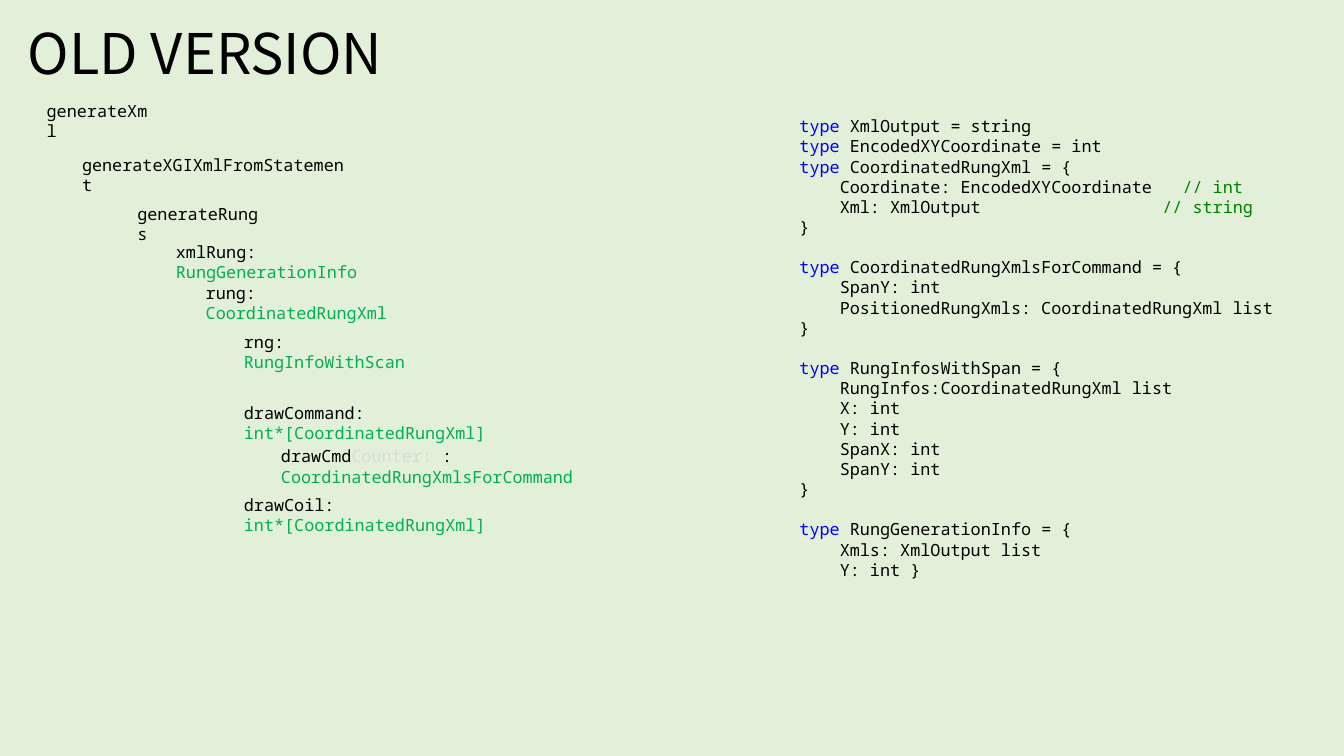
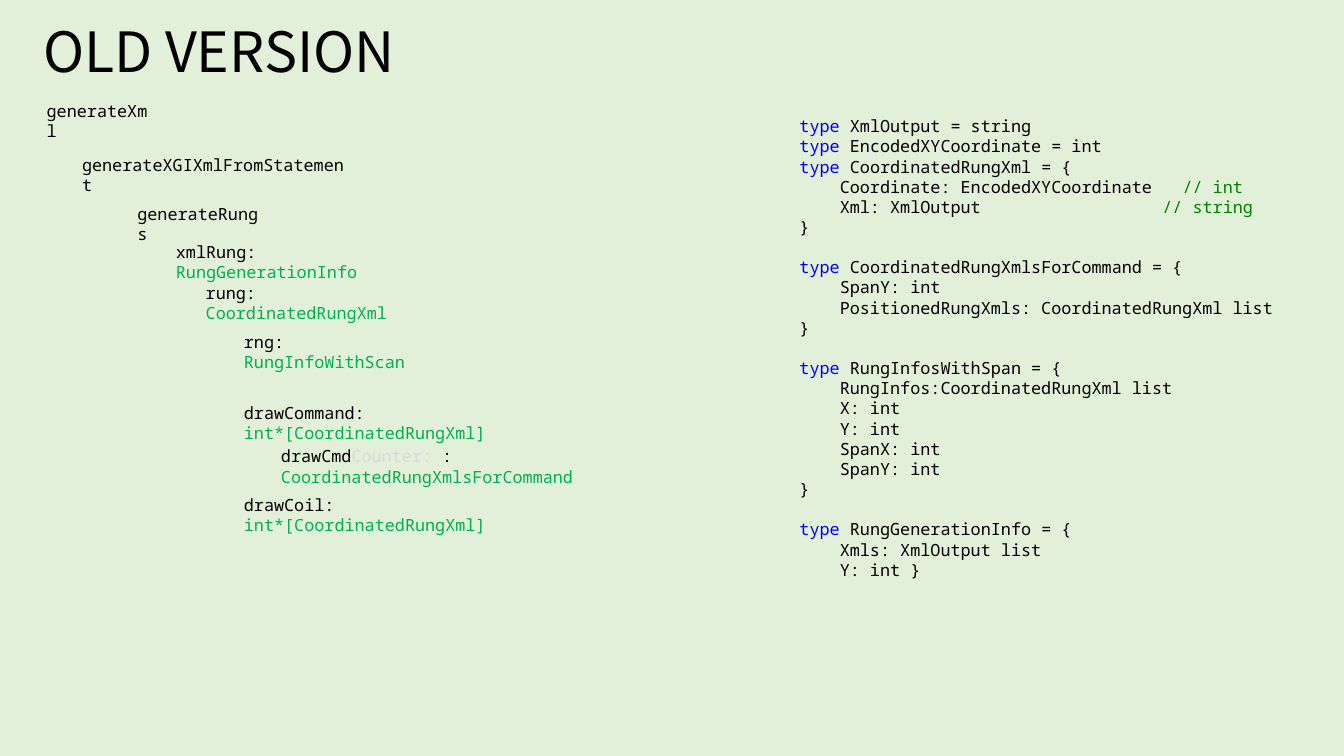
Before and after one commit to DualsoftDev/ds, a slide deck: slide 8 of DsDotNet/src/PLC/PLC.CodeGen.LSXGI/Documents/XgiLadder.pptx. Drawn at 1344x756 pixels with LibreOffice and Linux fonts; fonts in the diff are those of the drawing. Boxes give left, top, right and bottom in pixels: in the first picture for what was removed or moved away, otherwise in the second. Text is boxed around its words. In the diff, an @@ line names an element or a change of style, - is before the commit and + after.

```diff
--- a/DsDotNet/src/PLC/PLC.CodeGen.LSXGI/Documents/XgiLadder.pptx
+++ b/DsDotNet/src/PLC/PLC.CodeGen.LSXGI/Documents/XgiLadder.pptx
@@ title "OLD VERSION": place and size @@
-title "OLD VERSION" at box(28, 32, 382, 75)
+title "OLD VERSION" at box(43, 30, 394, 73)
@@ title "OLD VERSION" at box(43, 30, 394, 73): size 40 to 39.6 pt; line spacing 1 to 0.9; vertical alignment top to middle @@
```
Also in this commit, not shown: 2 other slides changed, 13 other files.
